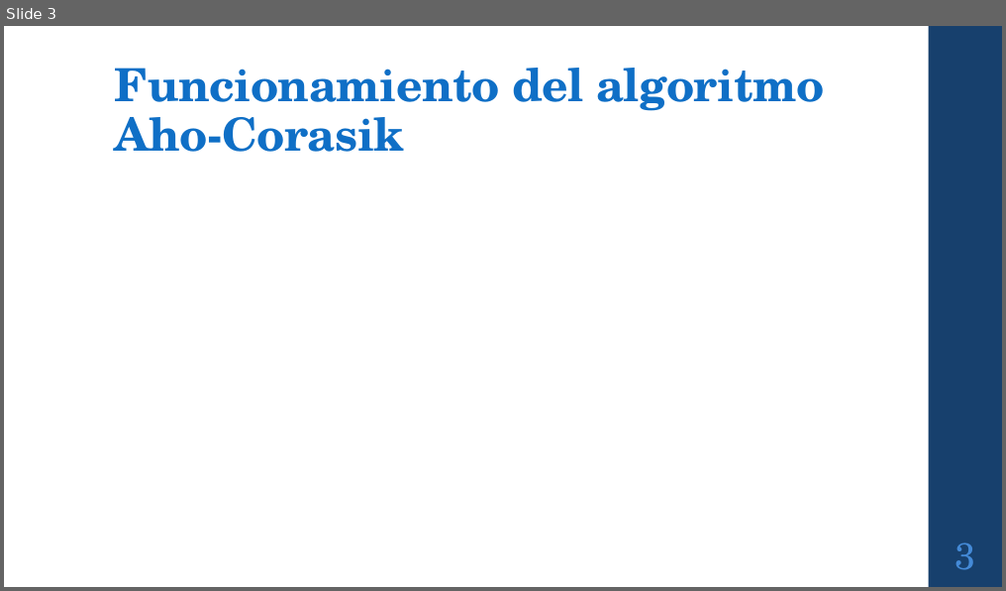
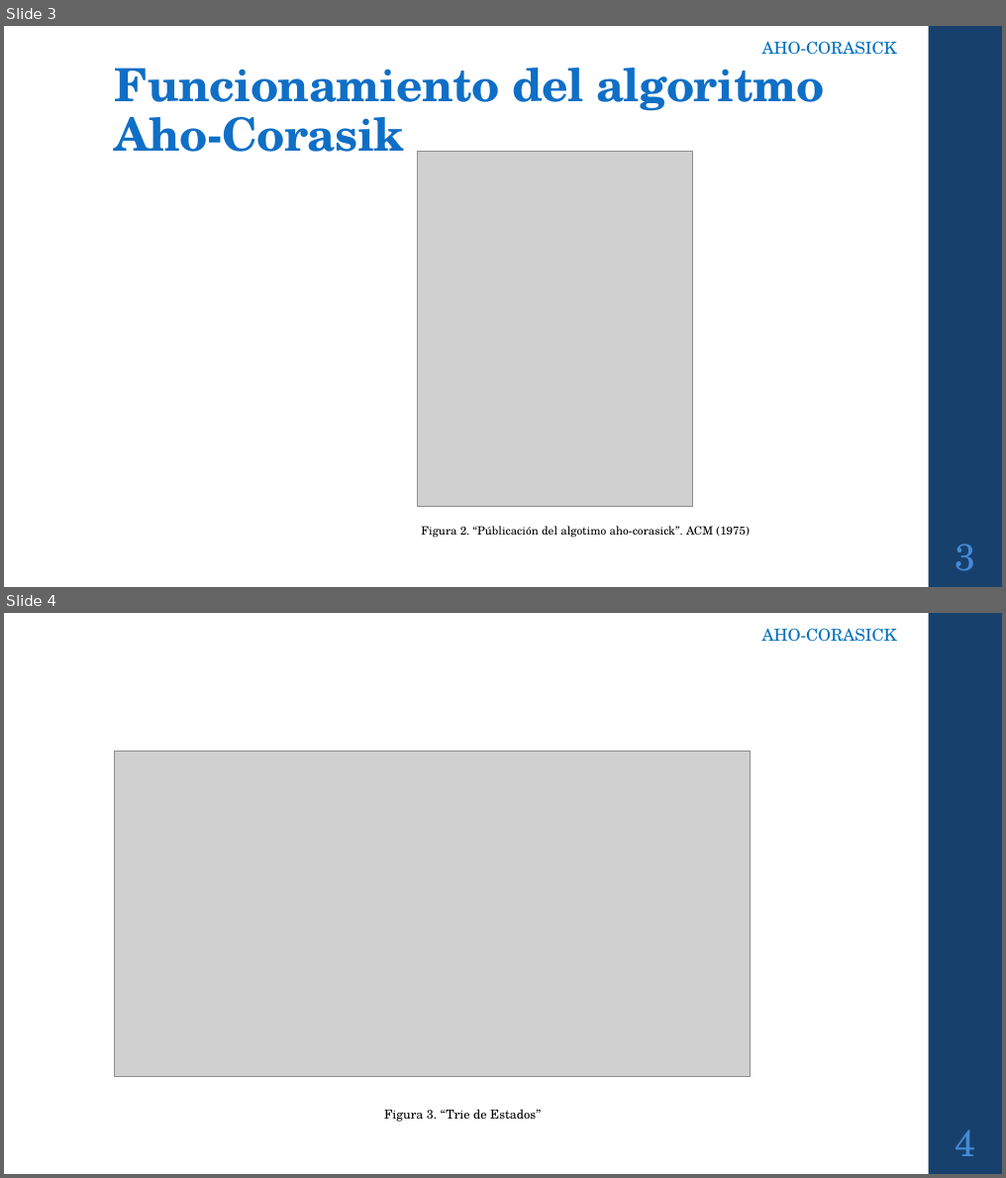
Before and after one commit to CursosIE/IE-0217-III-16-G1, a slide deck: Proyecto/proyectoFinal.pptx. Shown one above the other, each under a label of ours: slide 3 before the commit, slides 3 and 4 after it. The pictures are 1006x591 and 1006x1178 pixels, drawn with LibreOffice and Linux fonts; fonts in the diff are those of the drawing; grey boxes stand for pictures. Boxes give left, top, right and bottom in pixels: in the first picture for what was removed or moved away, otherwise in the second. Text is boxed around its words. In the diff, an @@ line names an element or a change of style, - is before the commit and + after.

```diff
--- a/Proyecto/proyectoFinal.pptx
+++ b/Proyecto/proyectoFinal.pptx
@@ slide 4 added at (x1=4, y1=613, x2=1002, y2=1174), background #FFFFFF; not listed: 1 template element that a slide beside it also shows @@
@@ text added at (x1=762, y1=628, x2=897, y2=642), 16 pt, text #0070C0 @@
+AHO-CORASICK
@@ picture added at (x1=115, y1=752, x2=750, y2=1076) @@
@@ text added at (x1=384, y1=1109, x2=541, y2=1122), 12 pt, text #000000 @@
+Figura 3. “Trie de Estados”
@@ page number added at (x1=955, y1=1130, x2=976, y2=1157), 36 pt, text #448AD7 @@
+4
@@ slide 3 changed as well @@
@@ text added at (x1=762, y1=41, x2=897, y2=55), 16 pt, text #0070C0 @@
+AHO-CORASICK
@@ picture added at (x1=417, y1=151, x2=693, y2=506) @@
@@ text added at (x1=421, y1=526, x2=748, y2=538), 11 pt, text #000000 @@
+Figura 2. “Públicación del algotimo aho-corasick”. ACM (1975)
```
Also in this commit, not shown: 8 other slides changed, 11 other slides added, 12 slides removed.
